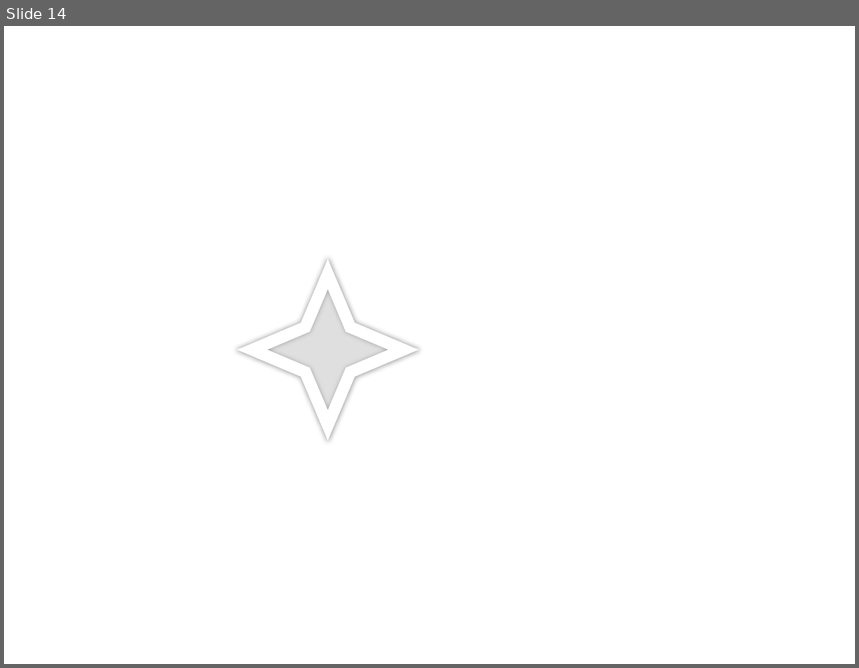
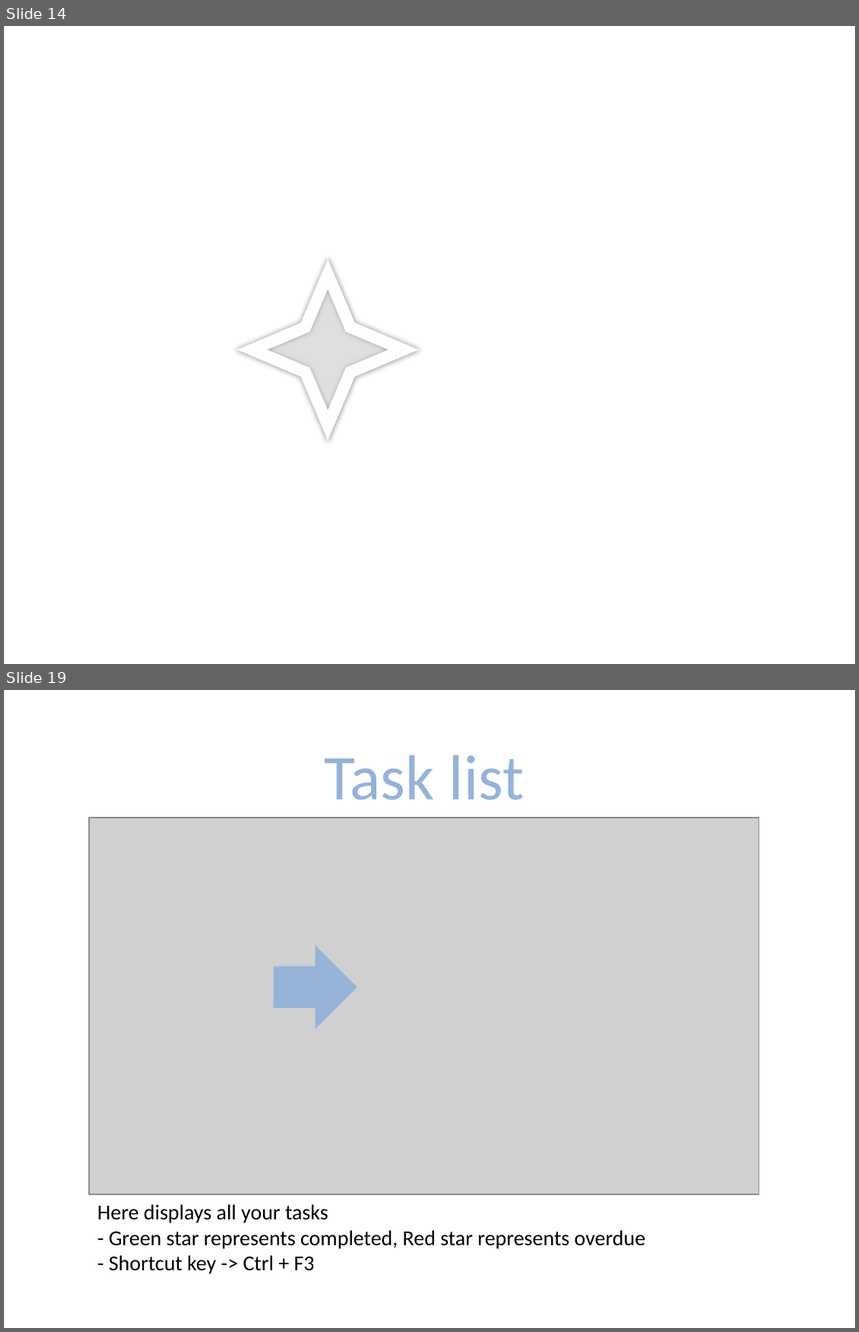
Before and after one commit to jeffryhartanto/addressbook-level4, a slide deck: docs/diagrams/Diagrams.pptx. Shown one above the other, each under a label of ours: slide 14 before the commit, slides 14 and 19 after it; the slides between them are not shown. The pictures are 859x668 and 859x1332 pixels, drawn with LibreOffice and Linux fonts; fonts in the diff are those of the drawing; grey boxes stand for pictures. Boxes give left, top, right and bottom in pixels: in the first picture for what was removed or moved away, otherwise in the second. Text is boxed around its words. In the diff, an @@ line names an element or a change of style, - is before the commit and + after.

```diff
--- a/docs/diagrams/Diagrams.pptx
+++ b/docs/diagrams/Diagrams.pptx
@@ slide 19 added at (4,690,855,1328), background #FFFFFF @@
@@ text added at (324,755,524,800), 54 pt, text #95B3D7 @@
+Task list
@@ picture added at (89,818,759,1195) @@
@@ down arrow added at (274,945,357,1029), fill #95B3D7 @@
@@ text added at (97,1205,646,1274), 18 pt, text #000000 @@
+Here displays all your tasks
+- Green star represents completed, Red star represents overdue
+- Shortcut key -> Ctrl + F3
```
Also in this commit, not shown: 8 other slides added, 8 other files.
